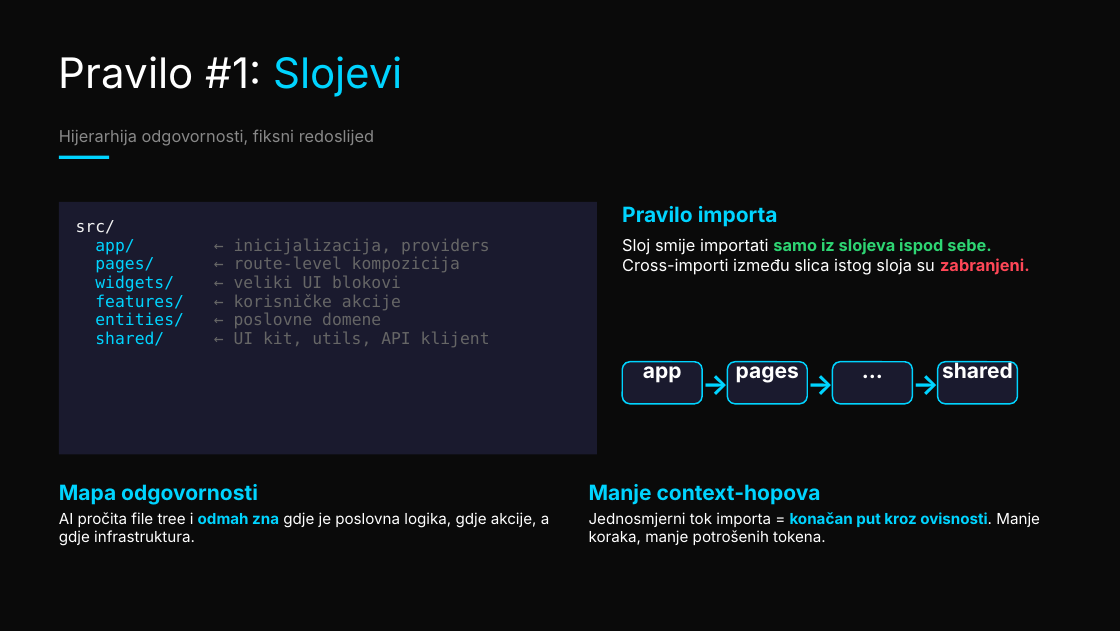
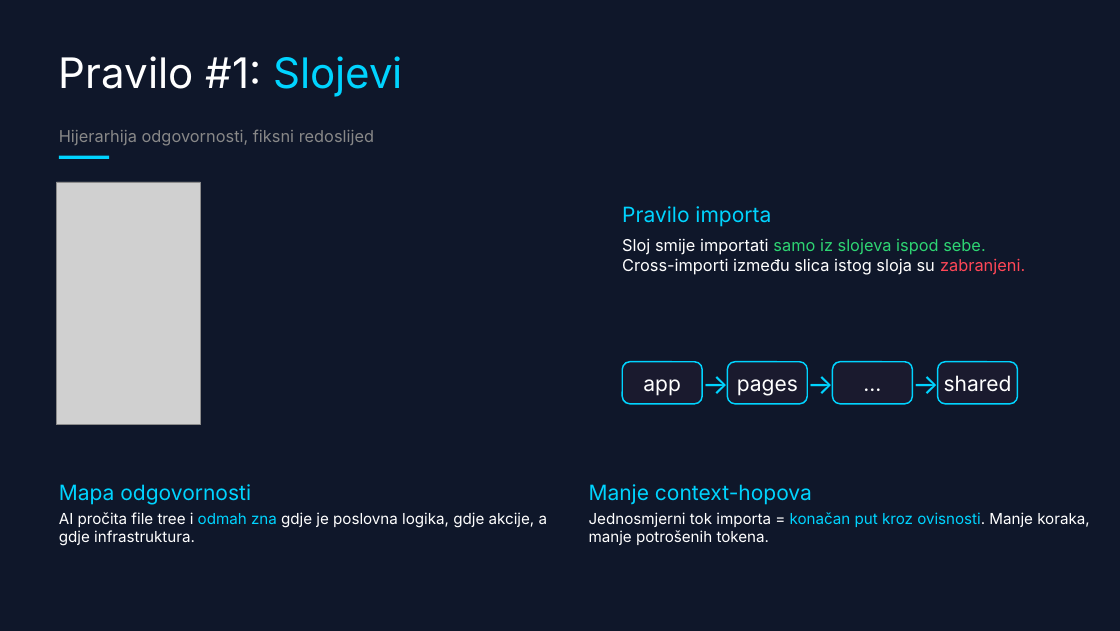
Before and after one commit to doksara/debug-presentation, a slide deck: slide 28 of frontend-arhitektura--dark-tech-with-fsd.pptx (slide 29 before the commit). Drawn at 1120x631 pixels with LibreOffice and Linux fonts; fonts in the diff are those of the drawing; grey boxes stand for pictures. Boxes give left, top, right and bottom in pixels: in the first picture for what was removed or moved away, otherwise in the second. Text is boxed around its words. In the diff, an @@ line names an element or a change of style, - is before the commit and + after.

Commit message:
remove old presentations

```diff
--- a/frontend-arhitektura--dark-tech-with-fsd.pptx
+++ b/frontend-arhitektura--dark-tech-with-fsd.pptx
@@ background #0A0A0A to #0F172A @@
@@ picture added at bbox=[56, 182, 200, 425] @@
@@ rectangle removed at bbox=[59, 202, 597, 454] @@
@@ text removed at bbox=[76, 220, 490, 347] @@
-src/
-app/ ← inicijalizacija, providers
-pages/ ← route-level kompozicija
-widgets/ ← veliki UI blokovi
-features/ ← korisničke akcije
-entities/ ← poslovne domene
-shared/ ← UI kit, utils, API klijent
@@ text "Sloj smije importati samo iz ..." at bbox=[622, 238, 1025, 275]: bold off in "samo iz slojeva ispod sebe.", "zabranjeni." @@
@@ rounded rectangle added at bbox=[622, 362, 702, 404], fill #1A1A2E, outline #00D4FF 1.25 pt @@
@@ bold off; fill #1A1A2E to none; outline #00D4FF 1.25 pt to none in 3 elements at bbox=[737, 379, 798, 396], bbox=[944, 375, 1012, 392], bbox=[643, 379, 681, 396] @@
@@ text "app": place and size @@
-text "app" at bbox=[622, 362, 702, 404]
+text "app" at bbox=[643, 379, 681, 396]
@@ rounded rectangle added at bbox=[727, 362, 807, 404], fill #1A1A2E, outline #00D4FF 1.25 pt @@
@@ text "pages": place and size @@
-text "pages" at bbox=[727, 362, 807, 404]
+text "pages" at bbox=[737, 379, 798, 396]
@@ text in rounded rectangle at bbox=[832, 362, 912, 404]: text removed @@
-...
@@ text added at bbox=[836, 362, 910, 404], 18 pt, text #FFFFFF @@
+...
@@ bold off in 6 elements at bbox=[59, 484, 251, 505], bbox=[589, 484, 812, 505], bbox=[622, 206, 771, 227], bbox=[702, 366, 727, 399], bbox=[807, 366, 832, 399], bbox=[912, 366, 938, 399] @@
@@ rounded rectangle added at bbox=[938, 362, 1017, 404], fill #1A1A2E, outline #00D4FF 1.25 pt @@
@@ text "shared": place and size @@
-text "shared" at bbox=[938, 362, 1017, 404]
+text "shared" at bbox=[944, 375, 1012, 392]
@@ text "AI pročita file tree i ..." at bbox=[59, 512, 548, 546]: bold off in "odmah zna" @@
@@ text "Jednosmjerni tok importa = konačan ..." at bbox=[589, 512, 1089, 545]: bold off in "konačan put kroz ovisnosti." @@
```
Also in this commit, not shown: 12 other slides changed, 4 slides added, 4 slides removed, 2 other files.
